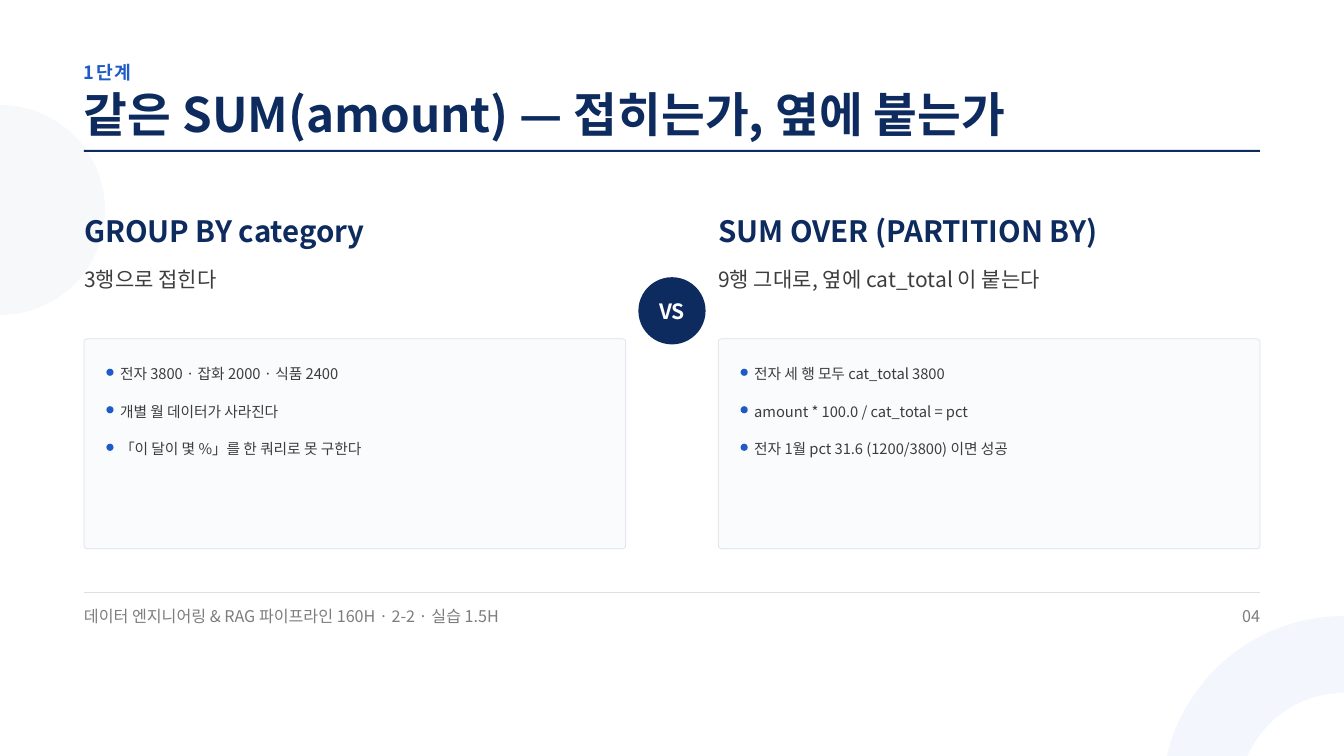
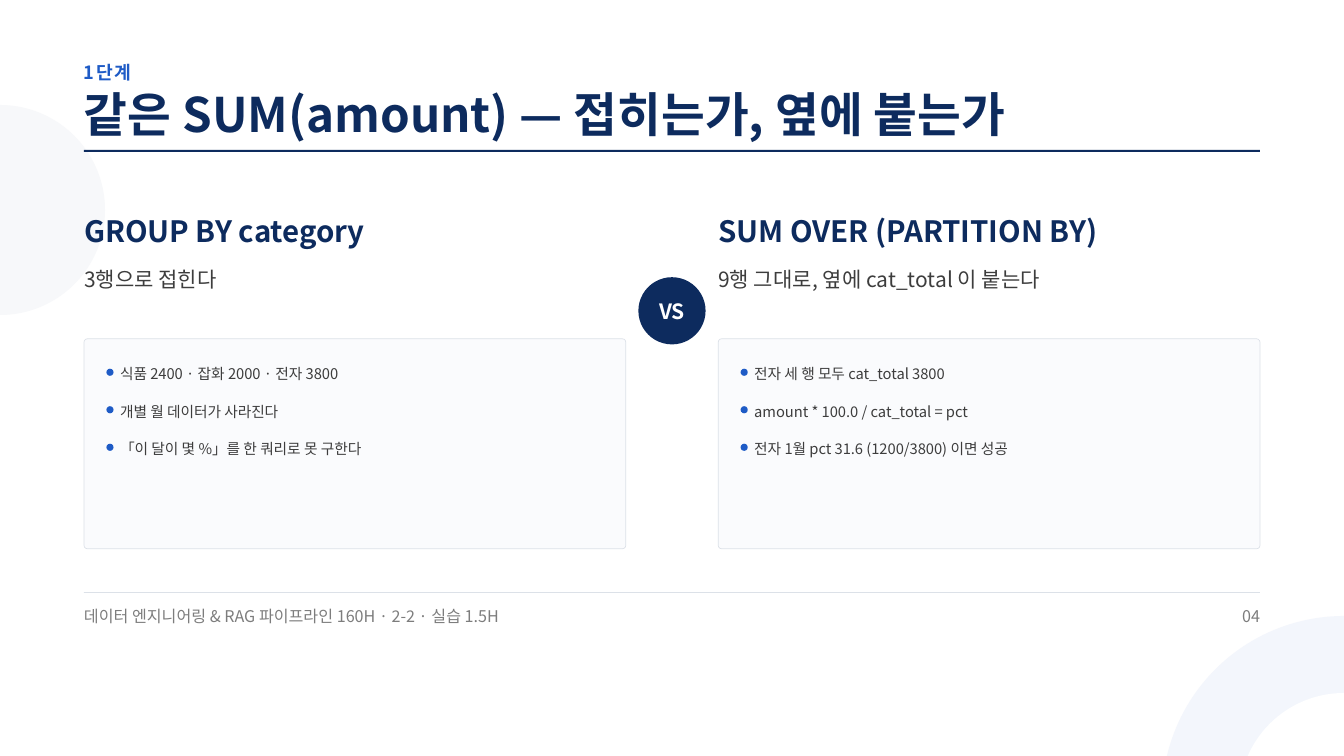
Before and after one commit to aebonlee/materials, a slide deck: slide 4 of data-eng/decks/w2d2s3.pptx. Drawn at 1344x756 pixels with LibreOffice and Linux fonts; fonts in the diff are those of the drawing. Boxes give left, top, right and bottom in pixels: in the first picture for what was removed or moved away, otherwise in the second. Text is boxed around its words. In the diff, an @@ line names an element or a change of style, - is before the commit and + after.

```diff
--- a/data-eng/decks/w2d2s3.pptx
+++ b/data-eng/decks/w2d2s3.pptx
@@ text at box(120, 367, 339, 380): text changed @@
-전자 3800 · 잡화 2000 · 식품 2400
+식품 2400 · 잡화 2000 · 전자 3800
```
Also in this commit, not shown: 4 other slides changed, 9 other files.
